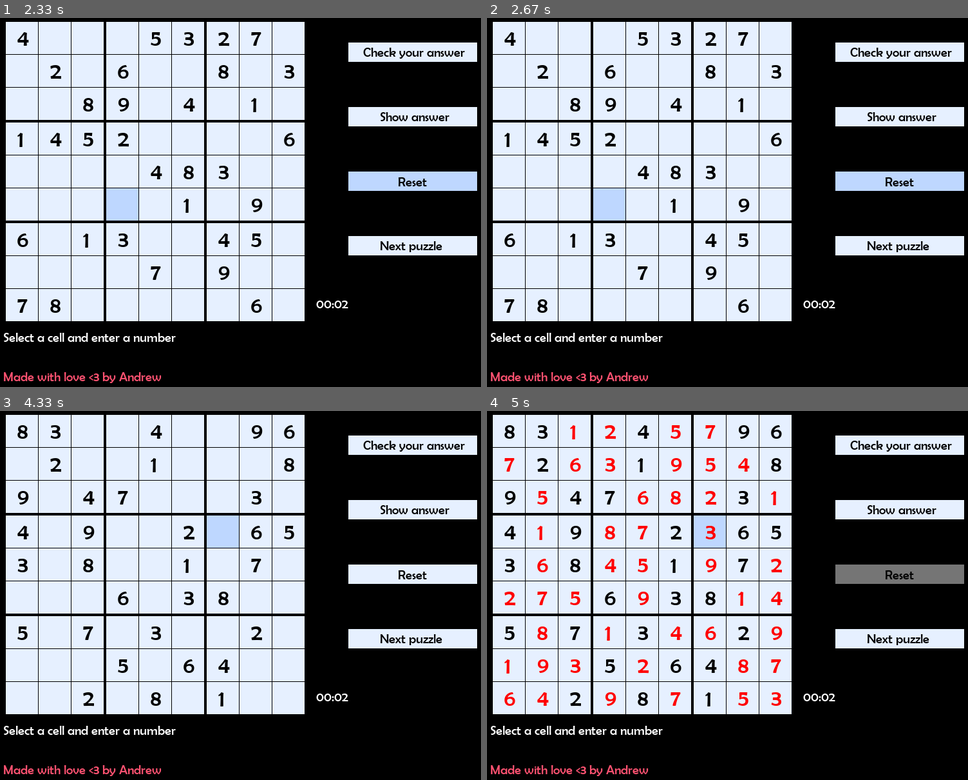
Above: before the commit, frames 1-4 (two rows, left to right).
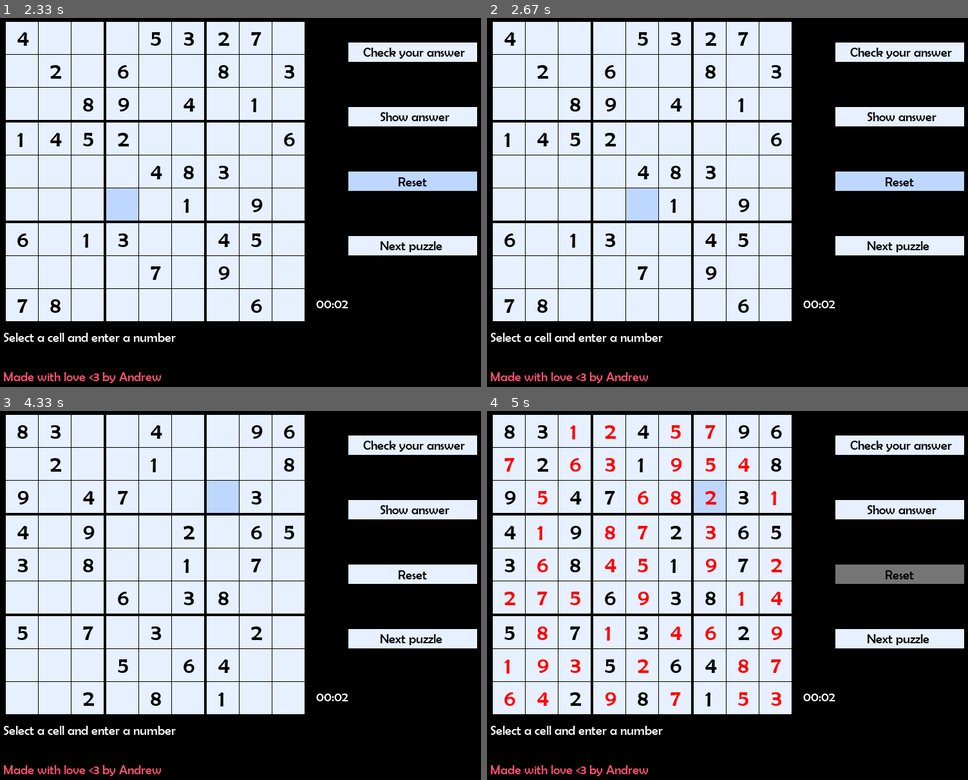
Above: after the commit, the same moments.

Repository: bafyle/Sudoku-game-using-Pygame
Game: pygame game, started from sudoku.py
The game is run twice, just before and just after one commit, with the same random seed, the same clock (stepped at 60 frames per second) and the same inputs.
Inputs (mouse positions are in pixels of both pictures, inside the frame that each line leads up to):
- Up to frame 1 (2.33 s): hold Right 0.33-0.8 s; click (418, 195) at 1.38 s; click (413, 180) at 1.72 s; click (129, 206) at 2.05 s
- Up to frame 2 (2.67 s): tap Right at 2.33 s
- Up to frame 3 (4.33 s): click (413, 639) at 2.72 s; click (129, 521) at 3.05 s; click (235, 532) at 3.38 s; click (447, 743) at 3.72 s; tap Up at 4 s
- Up to frame 4 (5 s): click (900, 510) at 4.38 s; click (924, 565) at 4.72 s

Frame 1 is identical in both runs. In frame 2, 1.2% of the frame differs, in the area x 22-36%, y 46-55%; in frame 3, 1.2%; in frame 4, 1.1%.

Commit message:
Added navigation using keyboard arrows
the player now can navigate in the board cells using the keyboard arrows to make it easy for the player to play and updated some of the code

Diff:
--- a/sudoku.py
+++ b/sudoku.py
@@ -6,9 +6,10 @@
     import sqlite3
     from puzzleSolver import Solver
 except ImportError:
-    print("Pygame is not installed, open command prompt and install the pygame\n"
-          "library from \'pip install pygame\' and try again\n"
-          "And make sure these files are in the same directory: puzzleSolver.py, puzzles folder")
+    print("pygame is not installed, open command prompt or the terminal "
+          "and install the pygame library from \'pip install pygame\' and try again\n"
+          "And make sure these files are in the same directory: "
+          "puzzleSolver.py file, puzzles folder and fonts folder")
     quit(1)
 
 # cell class which is a rectangle with some attributes
@@ -173,6 +174,8 @@
         self.puzzle = puzzle
         self.cells = []
         self.solved = False
+        self.selectedCell = None
+        self.indexOfSelectedCell = ()
         x = 0
         y = 0
         for i in range(9):
@@ -202,11 +205,13 @@
             for j in range(9):
                 if puzzle[i][j] == 0:
                     return False
-        return
+        return True
 
 def getTimeInString(seconds: int) -> str:
-    # this function takes a number of seconds and convert it
-    # 00:00 foramt
+    """
+    this function takes a number of seconds and convert it
+    mm:ss foramt
+    """
     minute = seconds // 60
     seconds -= minute*60
 
@@ -256,10 +261,6 @@
 
     # initialize the cells
     board = Board(puzzle, win)
-
-    # storing the selected cell to change its color
-    selectedCell = None
-    indexOfCurrentCell = tuple()
 
     # a notification system to tell user if his answer is right or wrong
     notificationString = ""
@@ -302,10 +303,10 @@
                         for j, cell in enumerate(row):
                             if cell.rect.collidepoint(pygame.mouse.get_pos()) and cell.empty:
                                 cell.select()
-                                indexOfCurrentCell = (i, j)
-                                if selectedCell is not None:
-                                    selectedCell.select()
-                                selectedCell = cell
+                                board.indexOfSelectedCell = (i, j)
+                                if board.selectedCell is not None:
+                                    board.selectedCell.select()
+                                board.selectedCell = cell
                                 breakPoint = True
                                 break
                         if breakPoint:
@@ -342,6 +343,8 @@
                     elif buttons[2].rect.collidepoint(pygame.mouse.get_pos()) and buttons[2].Enable:
                         puzzle = buttons[3].onClicked(currentPuzzleIndex)
                         board = Board(puzzle, win)
+                        board.indexOfSelectedCell = ()
+                        board.selectedCell = None
 
                     # next puzzle button
                     elif buttons[3].rect.collidepoint(pygame.mouse.get_pos()):
@@ -354,20 +357,42 @@
                         timer = 0
                         renderString = "00:00"
                         buttons[2].Enable = True
-                        selectedCell = None
-                        indexOfCurrentCell = ()
+                        board.selectedCell = None
+                        board.indexOfSelectedCell = ()
 
             # if the user pressed a key on the keyboard
-            # and that key is 1 -> 9 numpad key and the selected cell
-            # is empty, then assign the number he pressed to that cell
             elif event.type == pygame.KEYDOWN:
+                # and that key is a numpad key and the selected cell
+                # is empty, then assign the number he pressed to that cell
                 if pygame.K_KP1 <= event.key <= pygame.K_KP9:
-                    if indexOfCurrentCell != ():
-                        r = indexOfCurrentCell[0]
-                        c = indexOfCurrentCell[1]
+                    if board.indexOfSelectedCell != ():
+                        r = board.indexOfSelectedCell[0]
+                        c = board.indexOfSelectedCell[1]
                         if board.cells[r][c].empty:
                             puzzle[r][c] = event.key + 1 - pygame.K_KP1
                             board.refreshCells()
+                # else if that key was an arrow key
+                # then navigate in the cells by making the selected cell be
+                # whatever the user selected with the arrows
+                elif pygame.K_UP >= event.key >= pygame.K_RIGHT:
+                    if board.selectedCell is not None:
+                        if event.key == pygame.K_UP:
+                            new_row = (board.indexOfSelectedCell[0] - 1) % 9
+                            new_column = board.indexOfSelectedCell[1]
+                        elif event.key == pygame.K_DOWN:
+                            new_row = (board.indexOfSelectedCell[0] + 1) % 9
+                            new_column = board.indexOfSelectedCell[1]
+                        elif event.key == pygame.K_LEFT:
+                            new_row = board.indexOfSelectedCell[0]
+                            new_column = (board.indexOfSelectedCell[1] - 1 ) % 9
+                        else:
+                            new_row = board.indexOfSelectedCell[0]
+                            new_column = (board.indexOfSelectedCell[1] + 1 ) % 9
+                        if board.cells[new_row][new_column].empty:
+                            board.selectedCell.select()
+                            board.indexOfSelectedCell = (new_row, new_column)
+                            board.selectedCell = board.cells[new_row][new_column]
+                            board.selectedCell.select()
 
         # change the color of the buttons if the mouse hovering
         # on the buttons
